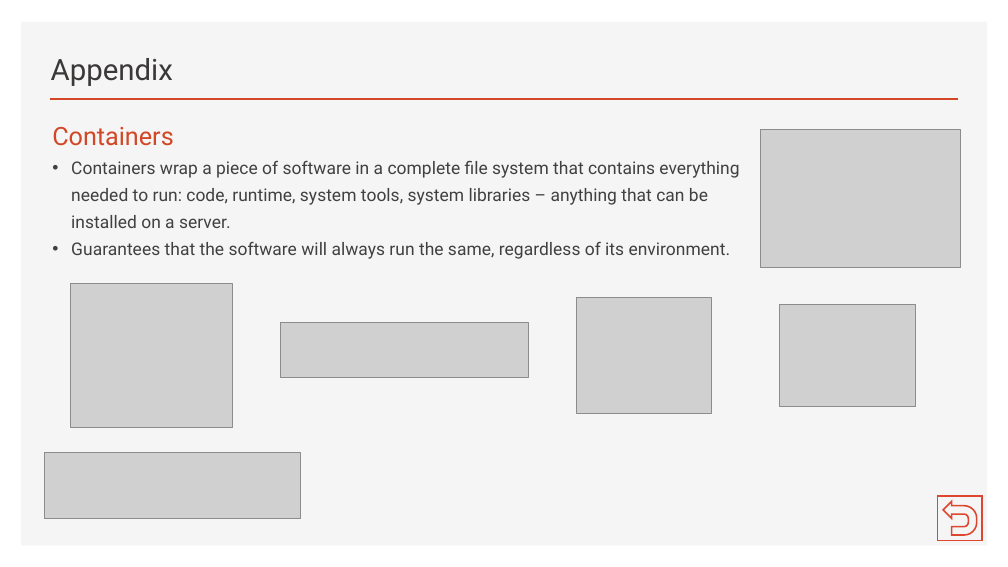
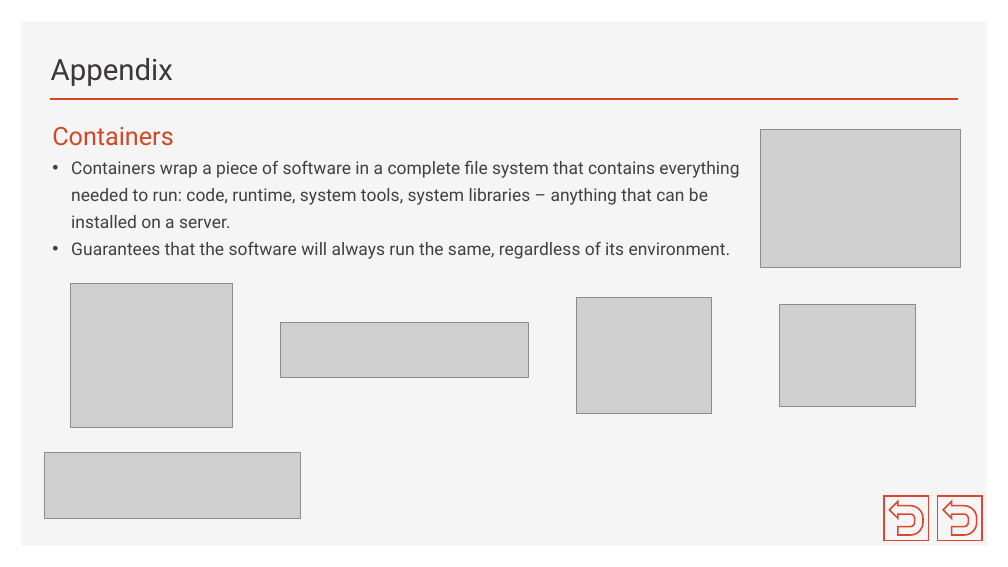
Before and after one commit to brianperera/EasyMaintain, a slide deck: slide 26 of Documents/MicroServices.pptx (slide 25 before the commit). Drawn at 1008x567 pixels with LibreOffice and Linux fonts; fonts in the diff are those of the drawing; grey boxes stand for pictures. Boxes give left, top, right and bottom in pixels: in the first picture for what was removed or moved away, otherwise in the second. Text is boxed around its words. In the diff, an @@ line names an element or a change of style, - is before the commit and + after.

```diff
--- a/Documents/MicroServices.pptx
+++ b/Documents/MicroServices.pptx
@@ action button return added at (x1=884, y1=496, x2=929, y2=541), outline #DD462F 1.5 pt @@
```
Also in this commit, not shown: 4 other slides changed, 1 slide added.
